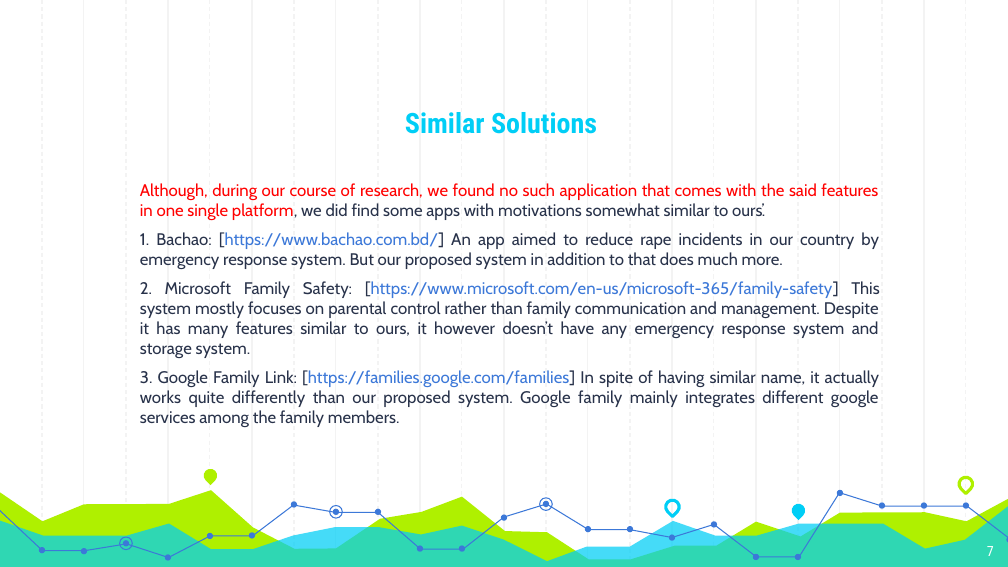
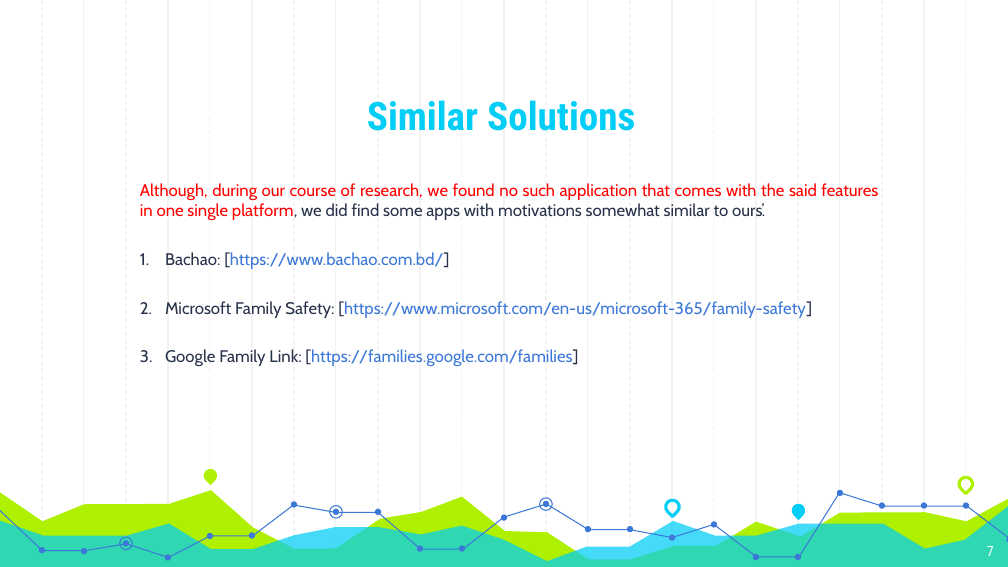
Before and after one commit to peyalrhmn/Family-App, a slide deck: slide 7 of Proposal_Presentation.pptx. Drawn at 1008x567 pixels with LibreOffice and Linux fonts; fonts in the diff are those of the drawing. Boxes give left, top, right and bottom in pixels: in the first picture for what was removed or moved away, otherwise in the second. Text is boxed around its words. In the diff, an @@ line names an element or a change of style, - is before the commit and + after.

```diff
--- a/Proposal_Presentation.pptx
+++ b/Proposal_Presentation.pptx
@@ title "Similar Solutions" at [367, 100, 635, 131]: size 20 to 28 pt @@
@@ text at [165, 252, 812, 366]: text changed; text colour #28324A to #3C78D8 @@
-1. Bachao: [https://www.bachao.com.bd/] An app aimed to reduce rape incidents in our country by emergency response system. But our proposed system in addition to that does much more.
-2. Microsoft Family Safety: [https://www.microsoft.com/en-us/microsoft-365/family-safety] This system mostly focuses on parental control rather than family communication and management. Despite it has many features similar to ours, it however doesn’t have any emergency response system and storage system.
-3. Google Family Link: [https://families.google.com/families] In spite of having similar name, it actually works quite differently than our proposed system. Google family mainly integrates different google services among the family members.
+1. Bachao: [https://www.bachao.com.bd/]
+2. Microsoft Family Safety: [https://www.microsoft.com/en-us/microsoft-365/family-safety]
+3. Google Family Link: [https://families.google.com/families]
```
Also in this commit, not shown: 5 other slides changed.
